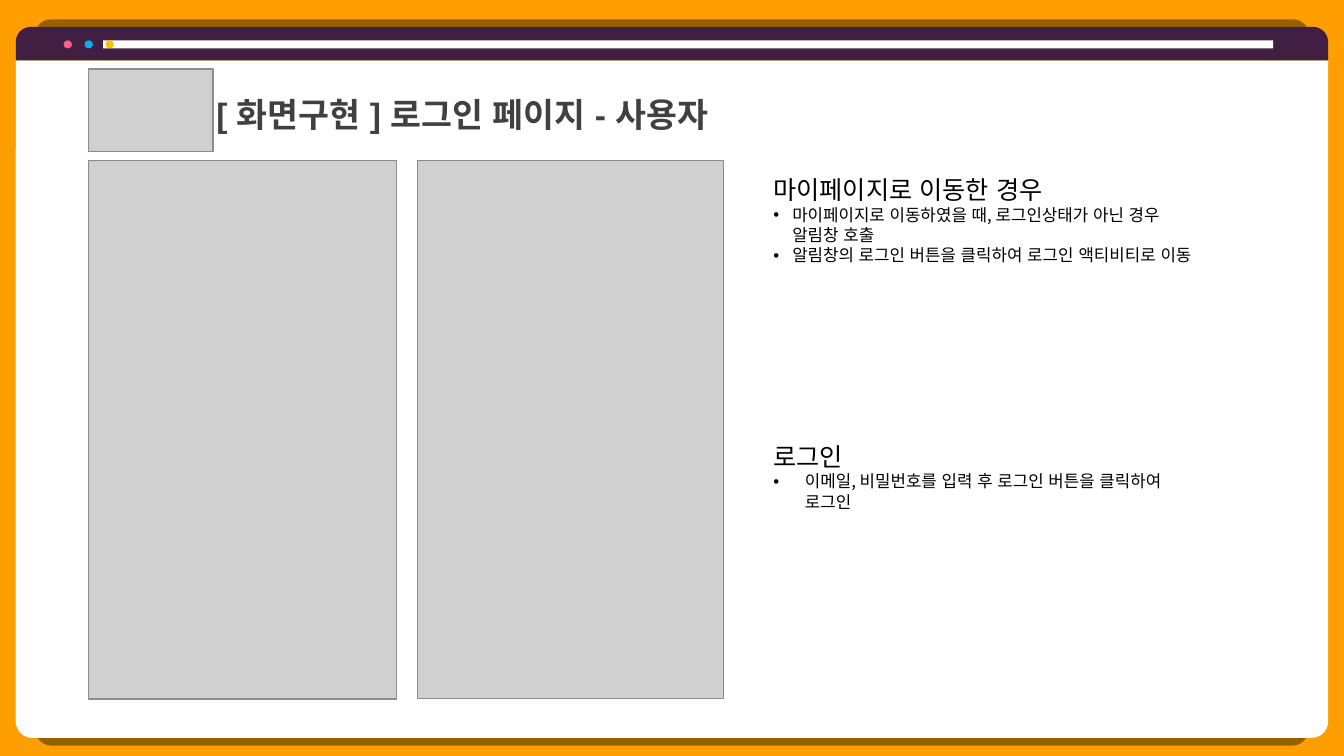
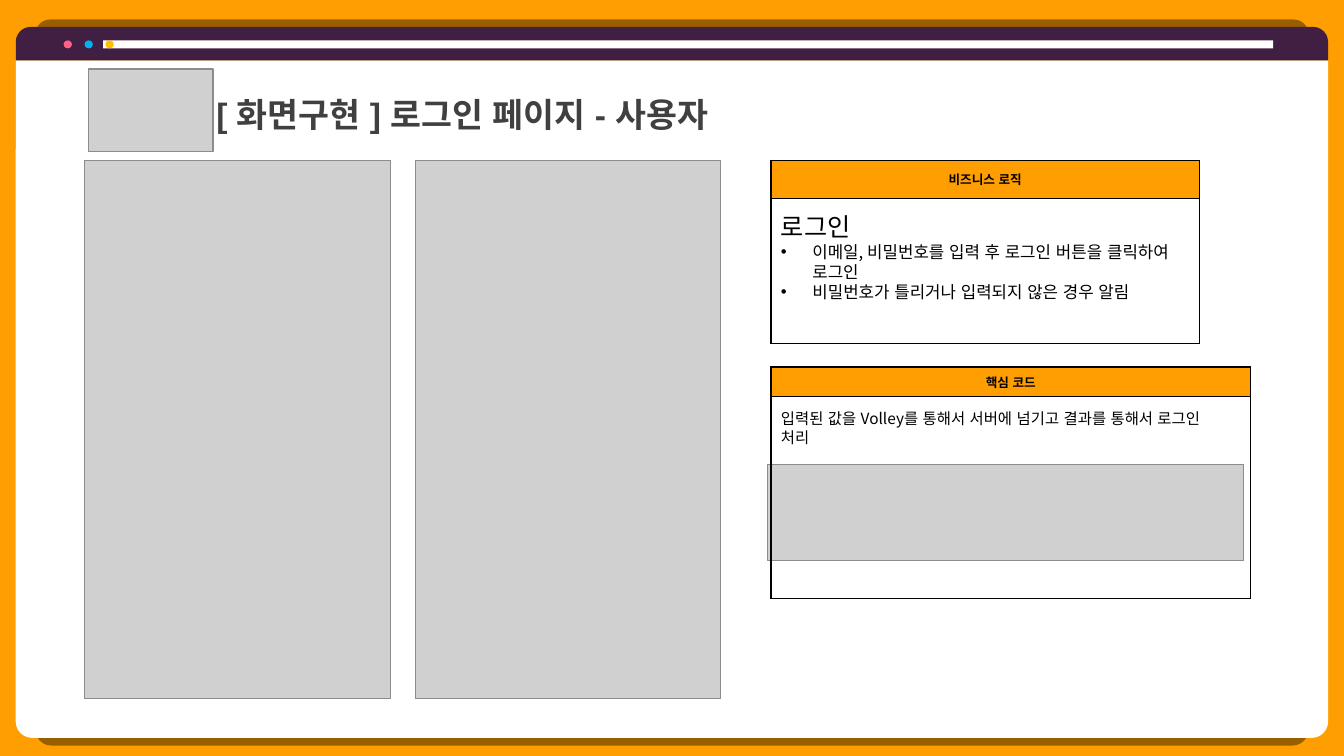
Before and after one commit to hhsw07/ezen-academy-projects, a slide deck: slide 26 of 0 발표용 파워포인트/project06 - 파워포인트 종합 - 형준.pptx (slide 39 before the commit). Drawn at 1344x756 pixels with LibreOffice and Linux fonts; fonts in the diff are those of the drawing; grey boxes stand for pictures. Boxes give left, top, right and bottom in pixels: in the first picture for what was removed or moved away, otherwise in the second. Text is boxed around its words. In the diff, an @@ line names an element or a change of style, - is before the commit and + after.

```diff
--- a/0 발표용 파워포인트/project06 - 파워포인트 종합 - 형준.pptx
+++ b/0 발표용 파워포인트/project06 - 파워포인트 종합 - 형준.pptx
@@ picture: place and size @@
-picture at <box>417,160,724,699</box>
+picture at <box>85,160,391,699</box>
@@ picture removed at <box>89,160,396,699</box> @@
@@ picture added at <box>415,160,720,699</box> @@
@@ table added at <box>771,160,1200,344</box>, 2 rows, 1 columns @@
+비즈니스 로직
+
@@ text removed at <box>773,178,1192,263</box> @@
-마이페이지로 이동한 경우
-• 마이페이지로 이동하였을 때, 로그인상태가 아닌 경우 알림창 호출
-• 알림창의 로그인 버튼을 클릭하여 로그인 액티비티로 이동
@@ text "로그인": place and size @@
-text "로그인" at <box>773,445,1161,509</box>
+text "로그인" at <box>781,215,1169,300</box>
@@ text at <box>812,284,1129,300</box>: paragraph added @@
+• 비밀번호가 틀리거나 입력되지 않은 경우 알림
@@ table added at <box>771,367,1251,599</box>, 2 rows, 1 columns @@
+핵심 코드
+
@@ text added at <box>781,411,1200,445</box>, 11 pt, text #000000 @@
+입력된 값을 Volley를 통해서 서버에 넘기고 결과를 통해서 로그인 처리
@@ picture added at <box>768,465,1244,561</box> @@
```
Also in this commit, not shown: 15 other slides changed, 8 slides added, 22 slides removed, 12 other files.
